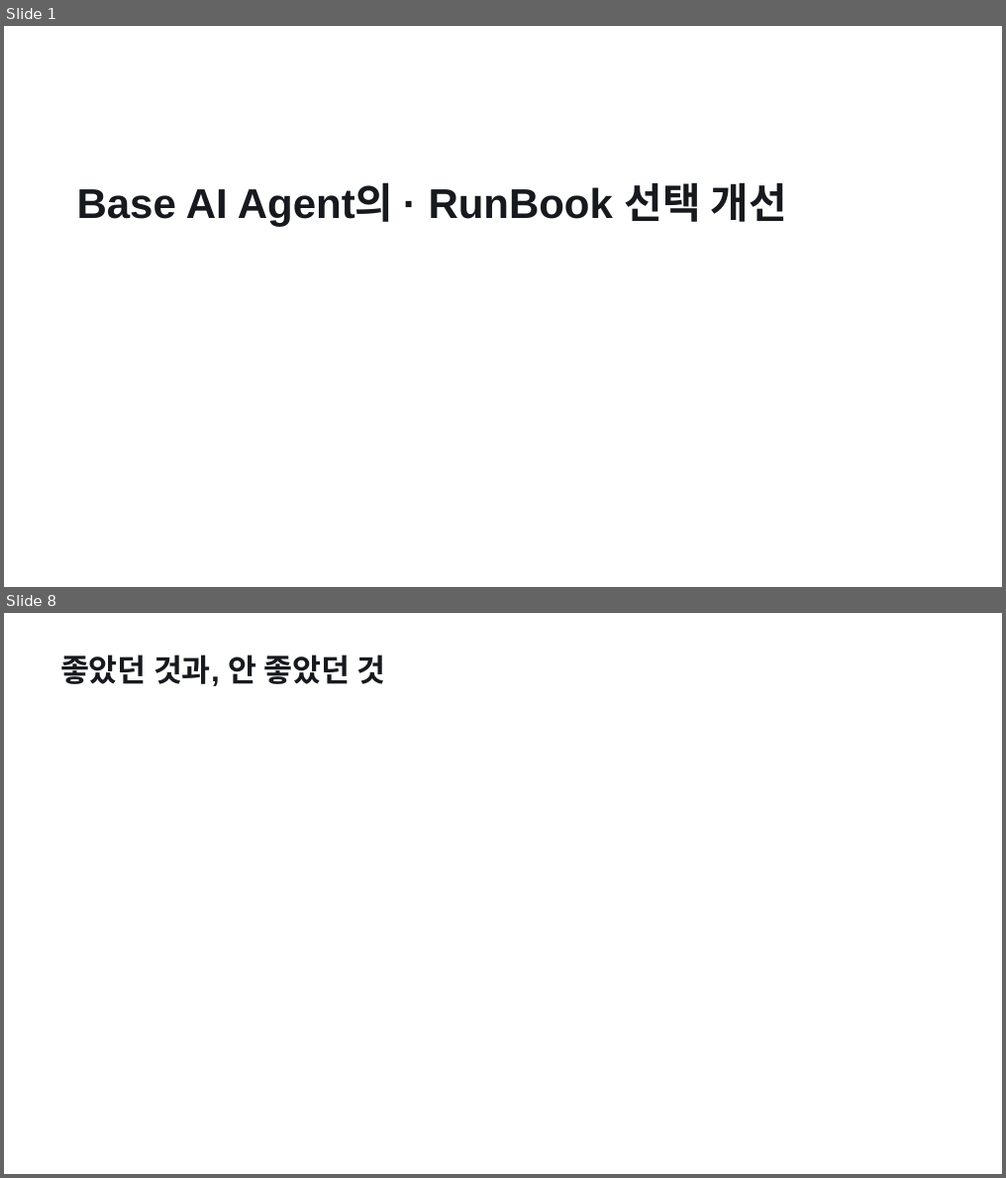
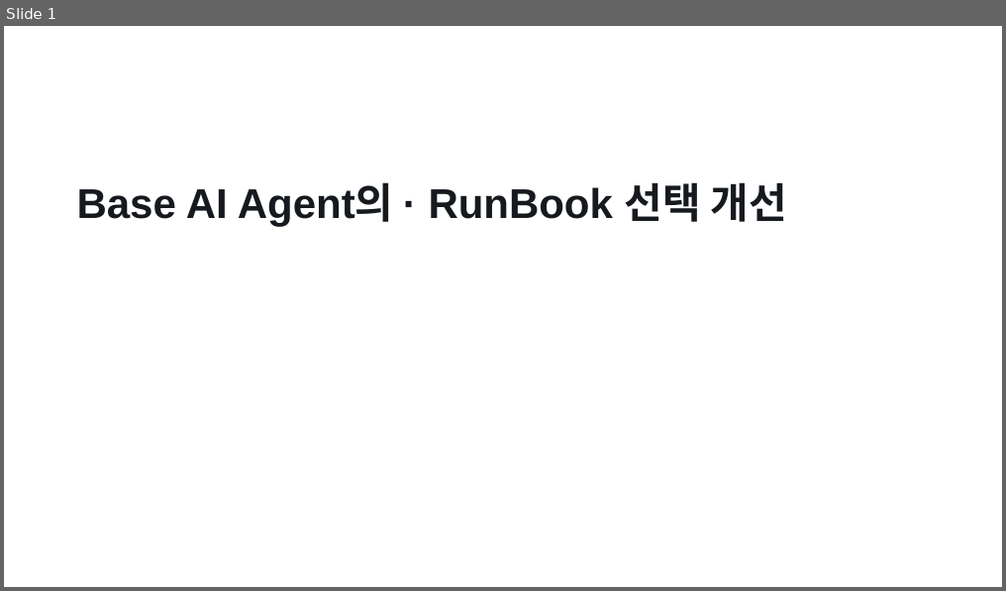
Before and after one commit to pigpgw/skala-ai-service-mini, a slide deck: doc/reports/presentation.pptx. Shown one above the other, each under a label of ours: slides 1 and 8 before the commit, slide 1 after it; the slides between them are not shown. The pictures are 1006x1178 and 1006x591 pixels, drawn with LibreOffice and Linux fonts; fonts in the diff are those of the drawing. Boxes give left, top, right and bottom in pixels: in the first picture for what was removed or moved away, otherwise in the second. Text is boxed around its words. In the diff, an @@ line names an element or a change of style, - is before the commit and + after.

```diff
--- a/doc/reports/presentation.pptx
+++ b/doc/reports/presentation.pptx
@@ slide 8 removed at (x1=4, y1=613, x2=1002, y2=1174), background #FFFFFF @@
@@ text removed at (x1=60, y1=655, x2=386, y2=686) @@
-좋았던 것과, 안 좋았던 것
```
Also in this commit, not shown: 3 slides changed, 3 slides added, 5 other slides removed, 21 other files.
